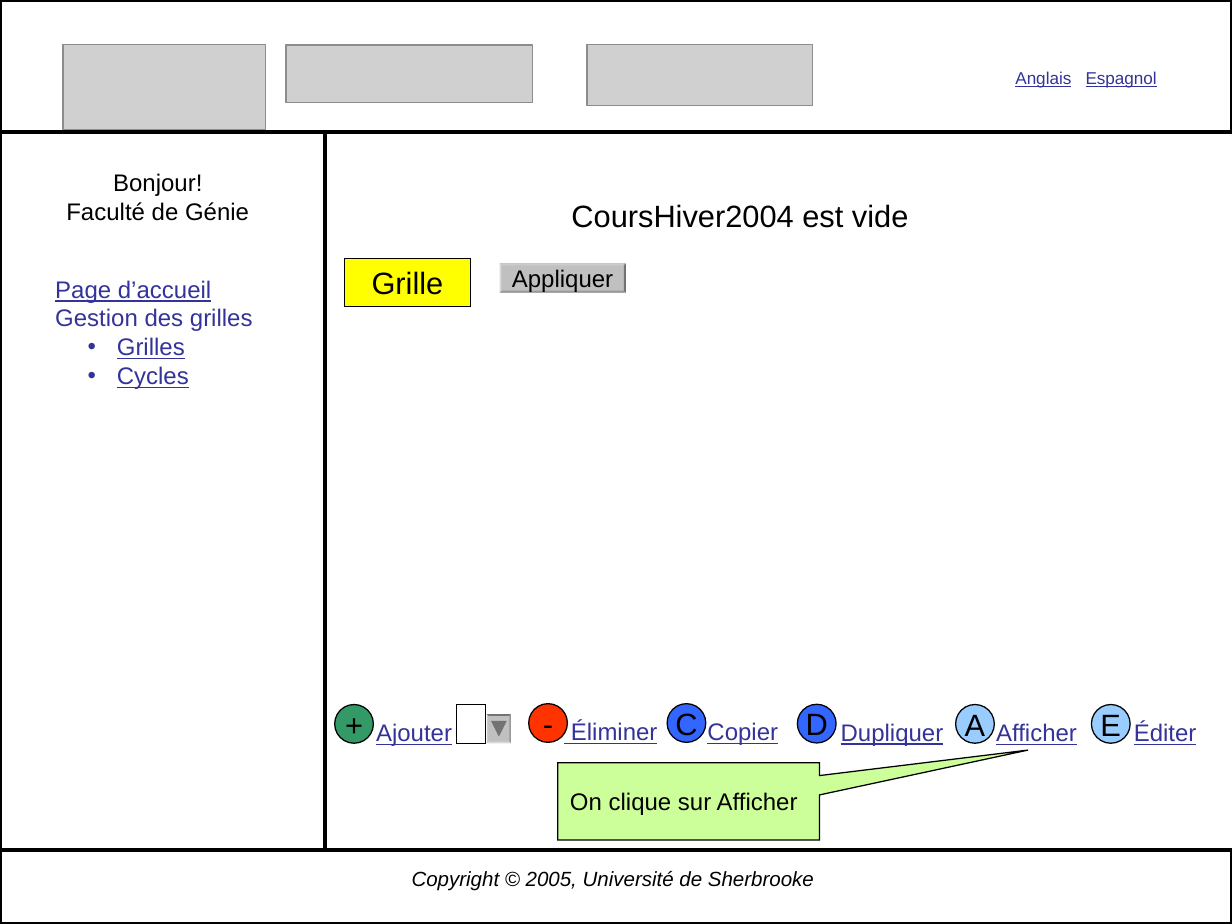
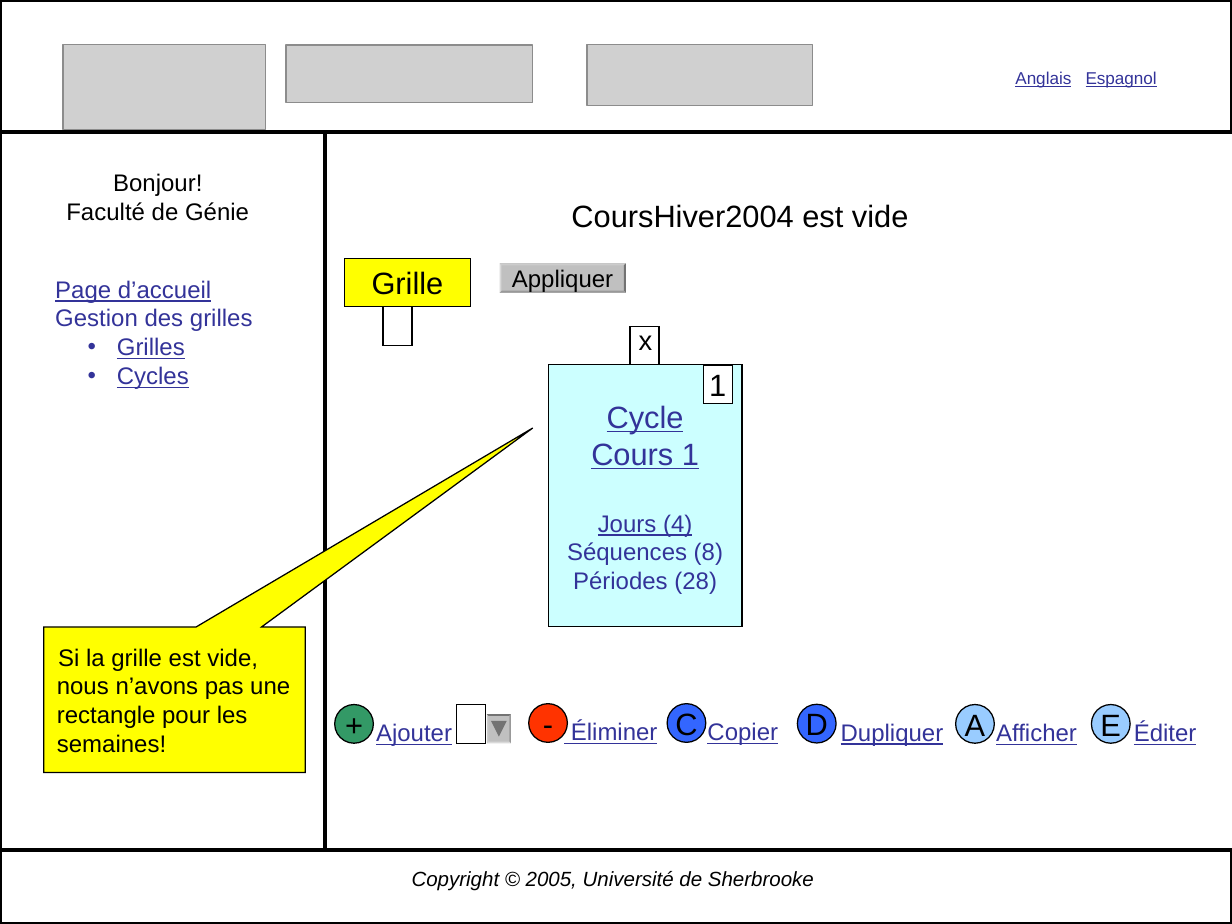
Before and after one commit to gonr1001/diamant, a slide deck: slide 23 of Diamant2.0/Conception/CreationGrille2.ppt (slide 22 before the commit). Drawn at 1232x924 pixels with LibreOffice and Linux fonts; fonts in the diff are those of the drawing; grey boxes stand for pictures. Boxes give left, top, right and bottom in pixels: in the first picture for what was removed or moved away, otherwise in the second. Text is boxed around its words. In the diff, an @@ line names an element or a change of style, - is before the commit and + after.

```diff
--- a/Diamant2.0/Conception/CreationGrille2.ppt
+++ b/Diamant2.0/Conception/CreationGrille2.ppt
@@ rectangle added at (x1=383, y1=307, x2=413, y2=345), fill #FFFFFF, outline #000000 0.74 pt @@
@@ rectangle added at (x1=630, y1=326, x2=659, y2=365), fill #FFFFFF, outline #000000 0.74 pt @@
@@ text added at (x1=639, y1=335, x2=653, y2=350), 16 pt, text #000000 @@
+x
@@ rectangle added at (x1=548, y1=365, x2=742, y2=627), fill #CCFFFF, outline #000000 0.74 pt, 14 pt, text #333399 @@
+Cycle
+Cours 1
+Jours (4)
+Séquences (8)
+Périodes (28)
@@ rectangle added at (x1=703, y1=365, x2=733, y2=404), fill #FFFFFF, outline #000000 0.74 pt, 18 pt, text #000000 @@
+1
@@ speech box added at (x1=43, y1=627, x2=304, y2=772), fill #FFFF00, outline #000000 0.74 pt, 14 pt, text #000000 @@
+Si la grille est vide, nous n’avons pas une rectangle pour les semaines!
@@ speech box removed at (x1=558, y1=763, x2=819, y2=840) @@
-On clique sur Afficher
```
Also in this commit, not shown: 20 other slides changed, 5 slides added, 3 other files.
